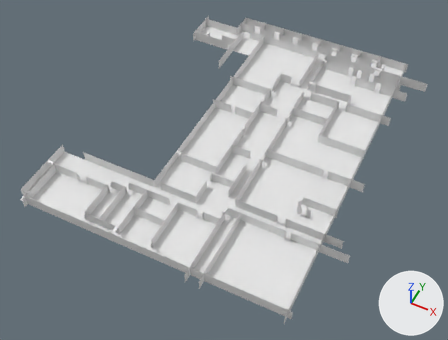
One commit to the Blender file assets/LFloor.blend: the scene before it, then after it.
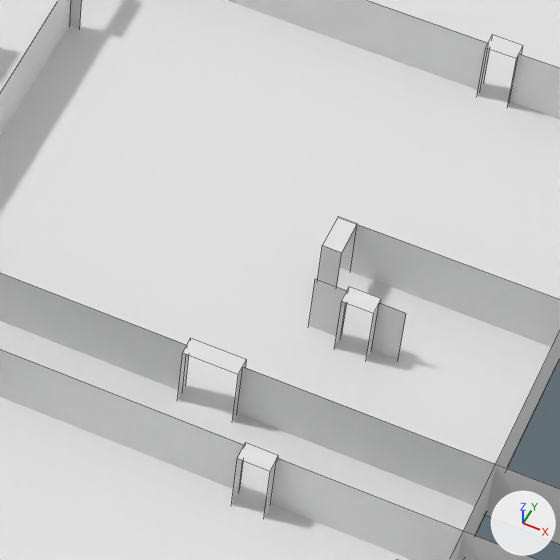
The first picture shows the older version from a camera (50 mm lens) standing at (27.7, -55.0, 77.6) and looking at (-4.7, 9.9, -3.5). The close-ups show the older and then the newer version on the part from 56% to 75% of the width and 48% to 73% of the height of that picture. Only the edits that show in the close-ups are written down. Lighting does not change. The marker at lower right points along +X, +Y and +Z. The close-ups show mesh edges as thin lines.

Before the edit, the objects in view are built like this:
```python
me_cube_041 = bpy.data.meshes.new('Cube.041')
me_cube_041.from_pydata(...)  # 328 vertices, 123 faces; spans x -7.6..49.9, y -6.6..37.0, z -1.0..1.0
me_plane_002 = bpy.data.meshes.new('Plane.002')
me_plane_002.from_pydata(...)  # 16 vertices, 4 faces; spans x -3.0..12.3, y -17.7..1.8, z 0.0
me_walls = bpy.data.meshes.new('Walls')
me_walls.from_pydata(...)  # 352 vertices, 88 faces; spans x -1.0..50.4, y 31.3..92.3, z -1.0..1.0
ob_cube_087 = bpy.data.objects.new('Cube.087', me_walls)
ob_cube_087.location = (-28.67, -46.17, 0.81)
ob_doors = bpy.data.objects.new('Doors', me_cube_041)
ob_doors.location = (-23.0, 36.59, 0.84)
ob_doors.rotation_euler = (0.0, 0.0, -1.571)  # degrees (0, 0, -90)
ob_plane_002 = bpy.data.objects.new('Plane.002', me_plane_002)
ob_plane_002.location = (-20.58, 40.51, 0.0)
ob_plane_002.scale = (3.04, 3.04, 3.04)
```
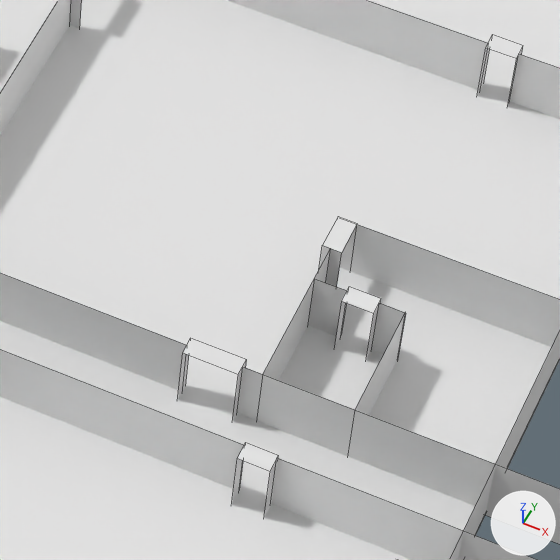
The change, as a list of edits to the scene's bpy script:
```text
Change me_walls:
    used by ob_cube_087; location = (-28.67, -46.17, 0.81)
    verts and faces of me_walls; kept vertices keep their numbers, new ones are numbered from 352
    remove me_walls.from_pydata(...)  # 352 vertices, 88 faces; spans x -1.0..50.4, y 31.3..92.3, z -1.0..1.0
    add me_walls.from_pydata(...)  # 360 vertices, 90 faces; spans x -1.0..50.4, y 31.3..92.3, z -1.0..1.0
    me_walls part 1
    add verts[352] = (39.6, 47.1, -1.0)
    add verts[353] = (39.6, 51.3, -1.0)
    add verts[354] = (41.9, 47.1, -1.0)
    add verts[355] = (41.9, 50.3, -1.0)
    add for new, old in zip([*range(356, 360)], [*range(352, 356)]): verts[new] = verts[old] + (0.0, 0.0, 2.0)
    add faces += [(352, 356, 357, 353), (354, 358, 359, 355)]
```

Where the change shows, as pixel boxes [x1, y1, x2, y2] in the close-ups (560 x 560 px):
part 1 of me_walls, added
    after: [257, 250, 406, 453]
